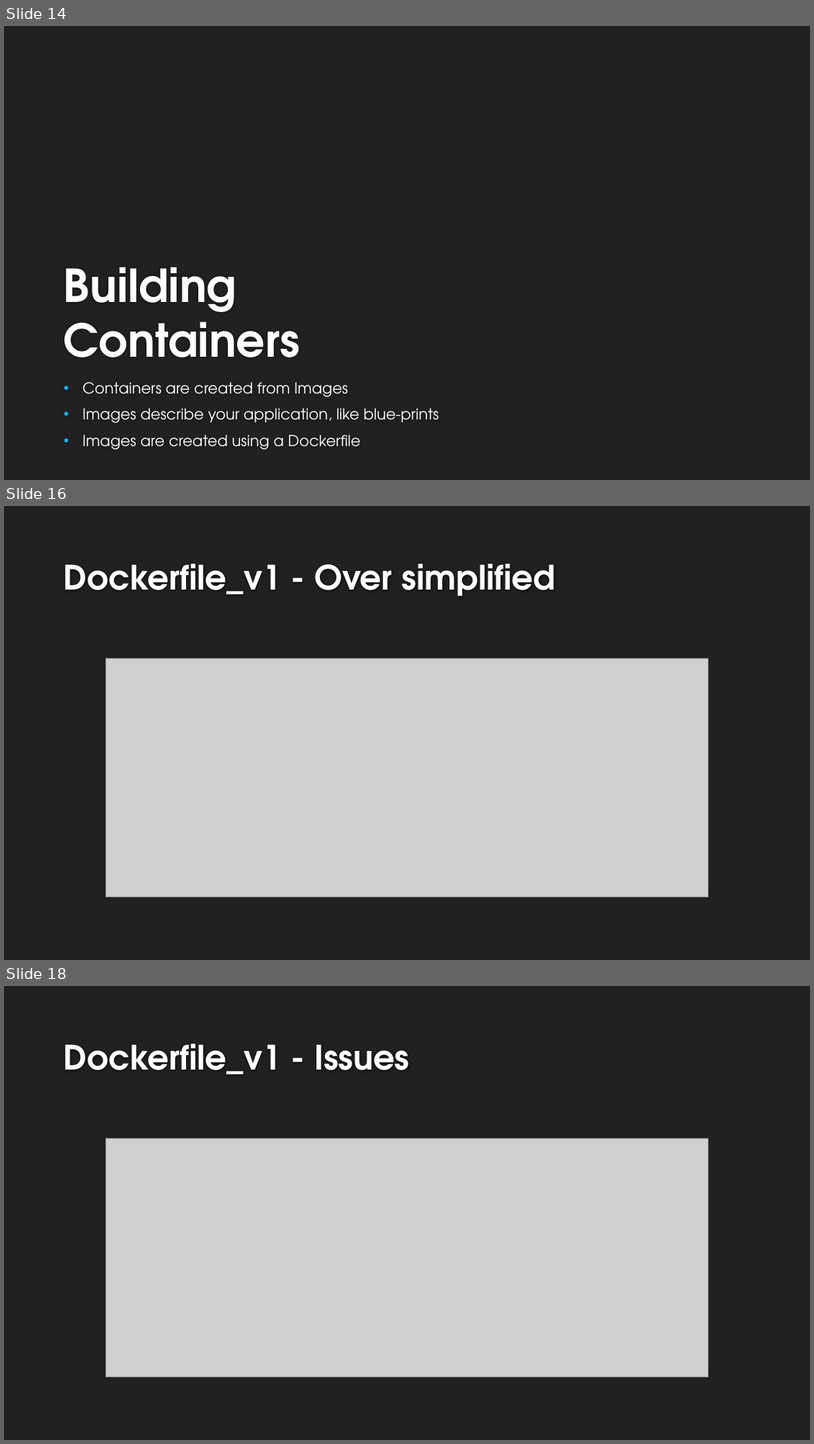
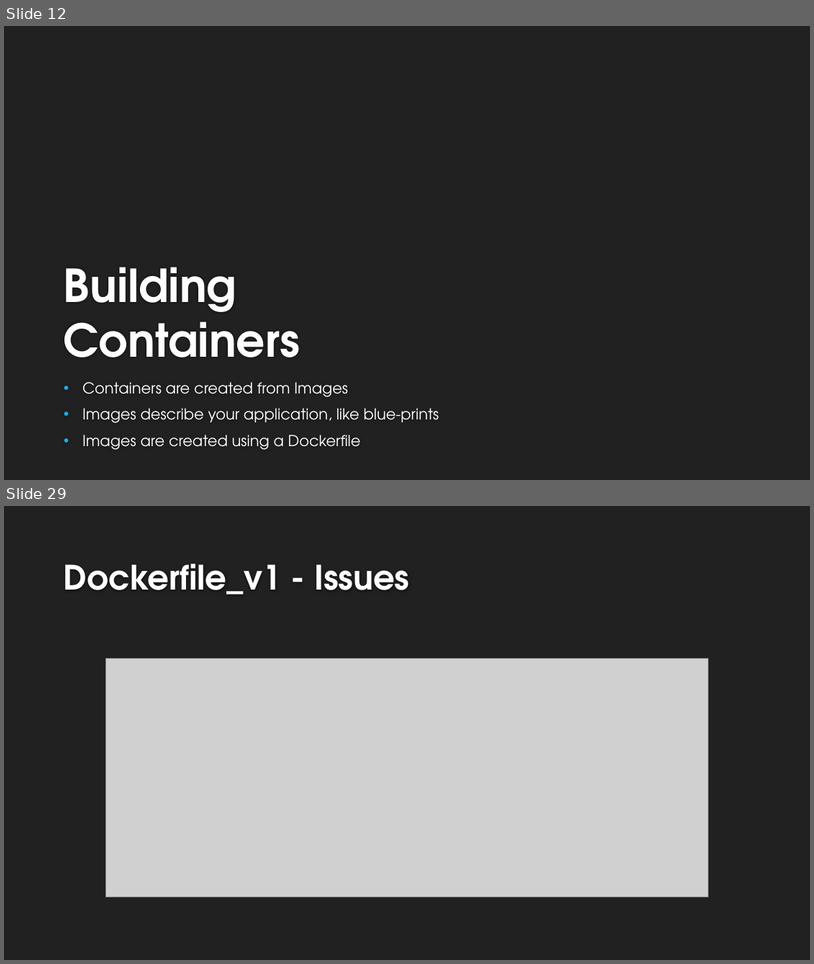
Before and after one commit to dcook-net/DockerisingDotNetAppsTalk, a slide deck: Dockerising .Net Applications v2.pptx. Shown one above the other, each under a label of ours: slides 14, 16 and 18 before the commit, slides 12 and 29 after it; the slides between them are not shown. The pictures are 814x1444 and 814x964 pixels, drawn with LibreOffice and Linux fonts; fonts in the diff are those of the drawing; grey boxes stand for pictures; background and template pictures are left out. Boxes give left, top, right and bottom in pixels: in the first picture for what was removed or moved away, otherwise in the second. Text is boxed around its words. In the diff, an @@ line names an element or a change of style, - is before the commit and + after.

```diff
--- a/Dockerising .Net Applications v2.pptx
+++ b/Dockerising .Net Applications v2.pptx
@@ slide 16 removed at <box>4,506,810,960</box>, background #212121 @@
@@ title removed at <box>64,564,556,596</box> @@
-Dockerfile_v1 - Over simplified
@@ picture removed at <box>106,659,709,897</box> @@
@@ what was slide 14 is now slide 12 @@
@@ what was slide 18 is now slide 29 @@
```
Also in this commit, not shown: 3 slides changed, 9 slides added, 12 other slides removed, 16 other files.
